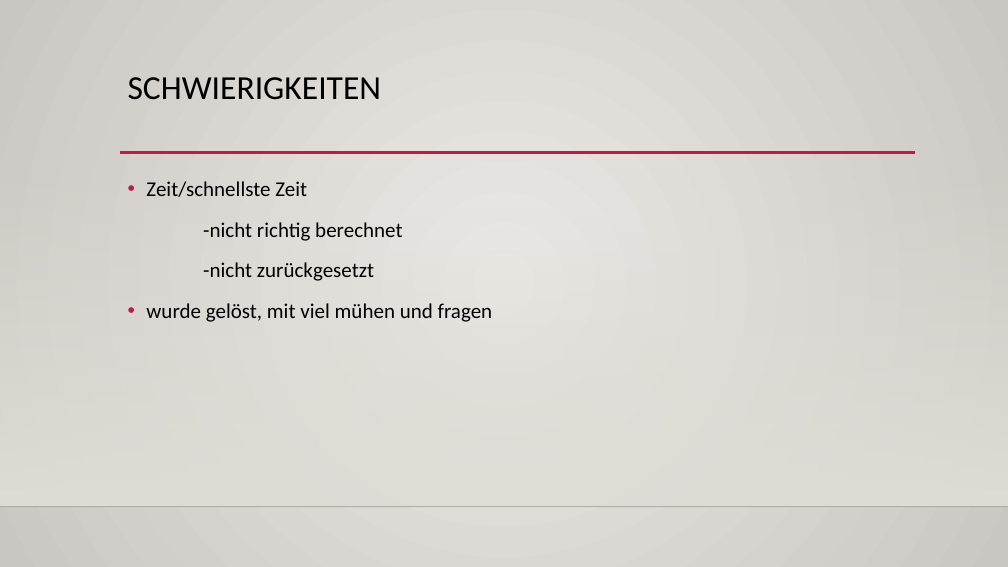
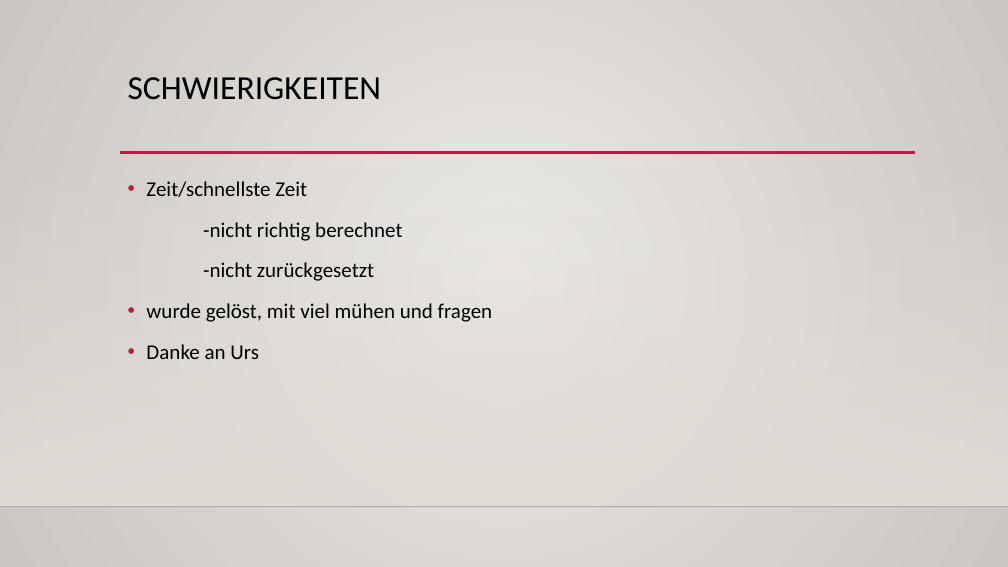
Before and after one commit to OlaPapiGrr/ultimate-pixel-racers, a slide deck: slide 6 of Ultimate Pixel Racers Presi.pptx. Drawn at 1008x567 pixels with LibreOffice and Linux fonts; fonts in the diff are those of the drawing; background and template pictures are left out. Boxes give left, top, right and bottom in pixels: in the first picture for what was removed or moved away, otherwise in the second. Text is boxed around its words. In the diff, an @@ line names an element or a change of style, - is before the commit and + after.

Commit message:
fhdgj

```diff
--- a/Ultimate Pixel Racers Presi.pptx
+++ b/Ultimate Pixel Racers Presi.pptx
@@ text at (146,344,259,359): paragraph added @@
+• Danke an Urs
```
